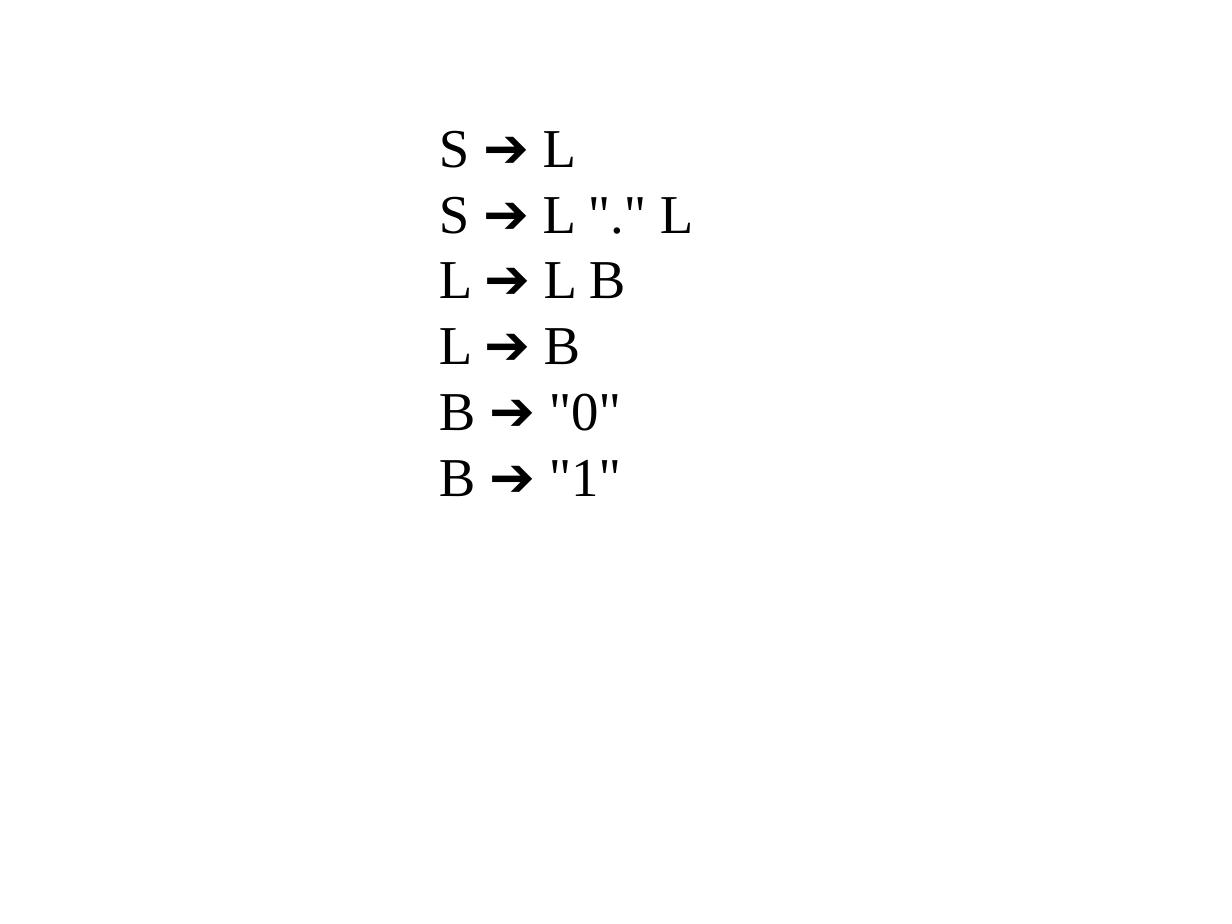
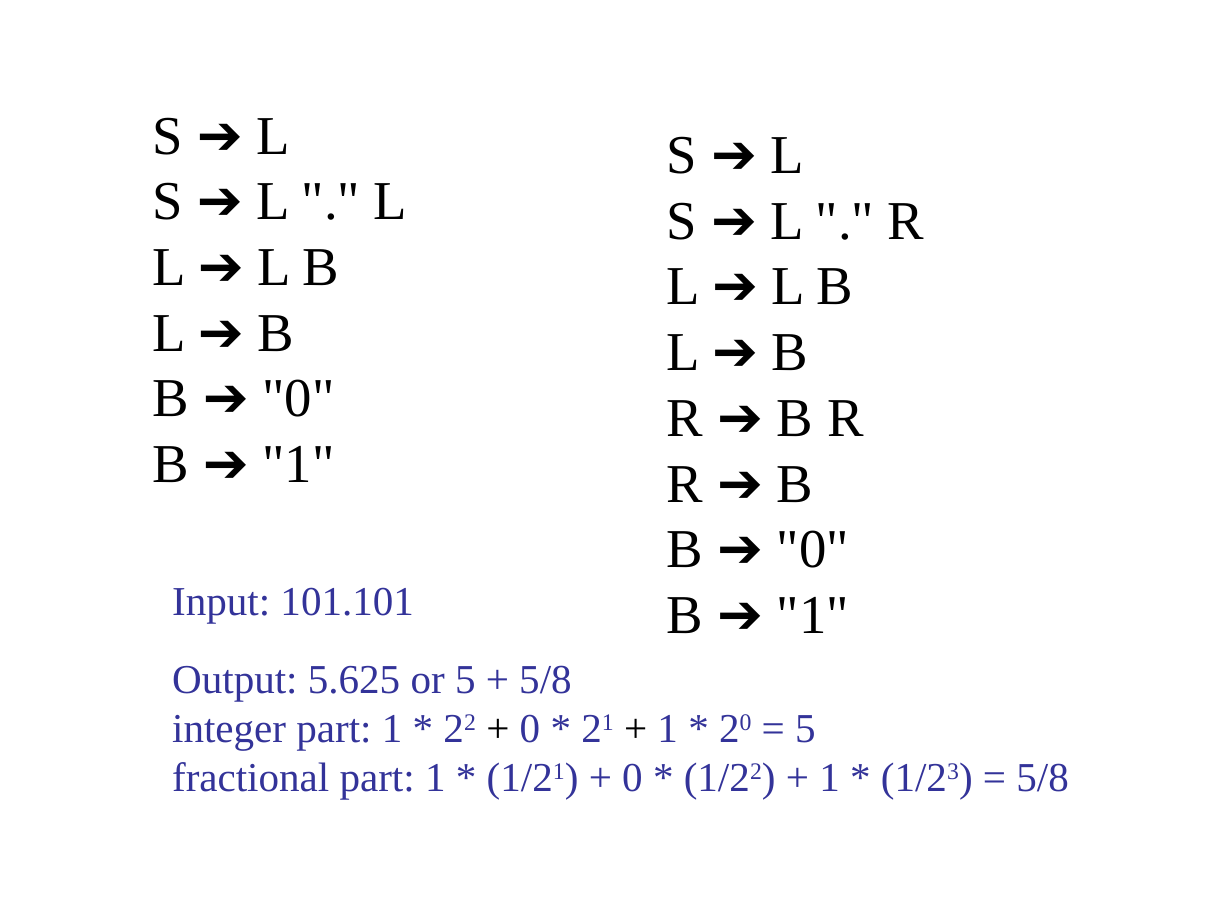
Before and after one commit to anoopsarkar/compilers-class, a slide deck: slide 2 of assets/ppt/parsing/fracbits.pptx. Drawn at 1232x924 pixels with LibreOffice and Linux fonts; fonts in the diff are those of the drawing. Boxes give left, top, right and bottom in pixels: in the first picture for what was removed or moved away, otherwise in the second. Text is boxed around its words. In the diff, an @@ line names an element or a change of style, - is before the commit and + after.

```diff
--- a/assets/ppt/parsing/fracbits.pptx
+++ b/assets/ppt/parsing/fracbits.pptx
@@ text "S ➔ L": place and size @@
-text "S ➔ L" at [439, 130, 693, 496]
+text "S ➔ L" at [153, 117, 407, 482]
@@ text added at [667, 136, 924, 633], 32 pt, text #000000 @@
+S ➔ L
+S ➔ L "." R
+L ➔ L B
+L ➔ B
+R ➔ B R
+R ➔ B
+B ➔ "0"
+B ➔ "1"
@@ text added at [172, 587, 413, 623], 24 pt, text #333399 @@
+Input: 101.101
@@ text added at [172, 665, 1068, 799], 24 pt, text #333399 @@
+Output: 5.625 or 5 + 5/8
+integer part: 1 * 22 + 0 * 21 + 1 * 20 = 5
+fractional part: 1 * (1/21) + 0 * (1/22) + 1 * (1/23) = 5/8
```
Also in this commit, not shown: 2 other slides changed, 7 other files.
